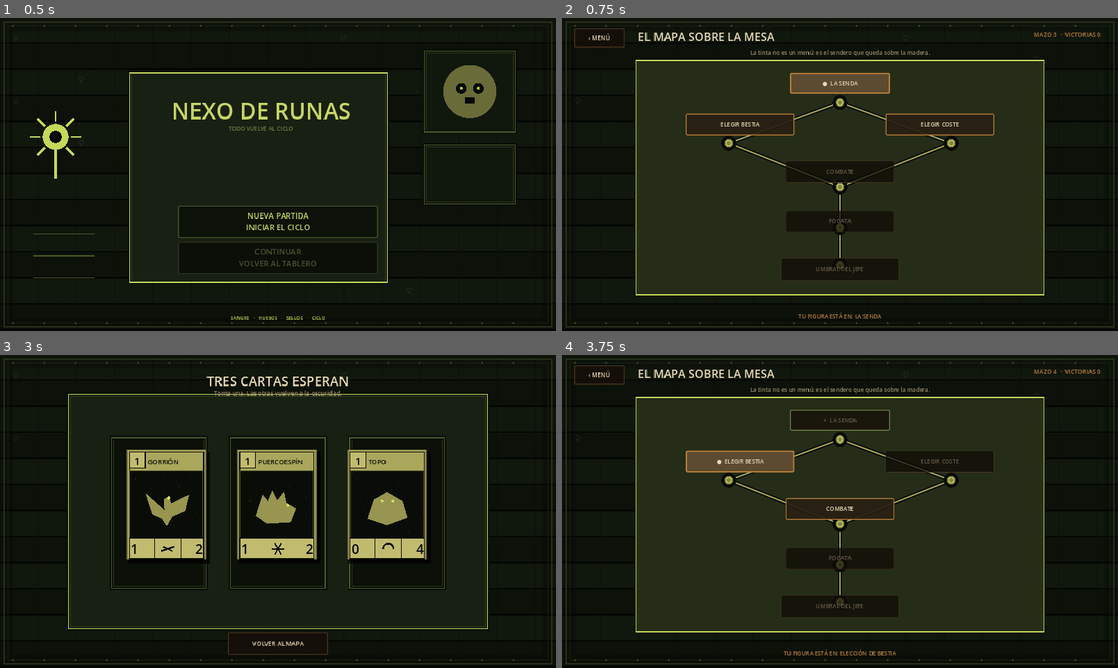
Above: before the commit, frames 1-4 (two rows, left to right).
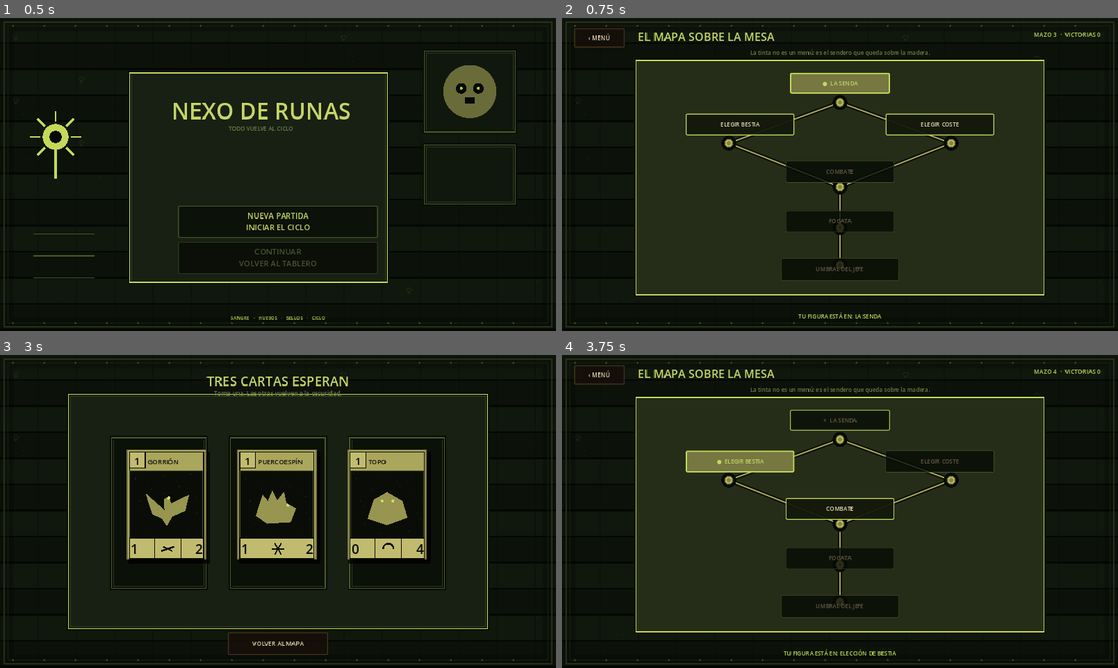
Above: after the commit, the same moments.

Repository: LoloscarPrr/Nexo-de-runas-v2
Game: Godot game, scene res://scenes/main.tscn
Two runs of this game, one before a commit and one after it. Both use one fixed random seed, a clock stepped at 60 frames per second and the inputs below.
Inputs (mouse positions are in pixels of both pictures, inside the frame that each line leads up to):
- Up to frame 1 (0.5 s): no input
- Up to frame 2 (0.75 s): click "NUEVA PARTIDA INICIAR EL CICLO" at 0.5 s
- Up to frame 3 (3 s): click "‹ MENÚ" at 1.25 s; click "NUEVA PARTIDA INICIAR EL CICLO" at 2 s; click "ELEGIR BESTIA" at 2.75 s
- Up to frame 4 (3.75 s): click (728, 505) at 3.52 s

Frame 1 is identical in both runs. In frame 2, 2.2% of the frame differs, in the area x 13-97%, y 4-96%; in frame 3, 0.4%; in frame 4, 2.4%.

Commit message:
Carry olive mockup palette through campaign screens

Diff:
--- a/scripts/ui/immersive_campaign_view.gd
+++ b/scripts/ui/immersive_campaign_view.gd
@@ -5,14 +5,14 @@
 const ImmersiveCatalogScript = preload("res://scripts/domain/card_catalog.gd")
 const CampaignBackdropScript = preload("res://scripts/ui/campaign_backdrop.gd")
 
-const I_INK := Color8(232, 218, 180)
-const I_MUTED := Color8(157, 139, 105)
-const I_AMBER := Color8(188, 126, 57)
-const I_BONE := Color8(207, 195, 158)
-const I_EDGE := Color8(78, 55, 31)
-const I_WOOD := Color8(37, 27, 18)
-const I_PAPER := Color8(92, 74, 49)
-const I_SUCCESS := Color8(118, 133, 80)
+const I_INK := Color8(199, 213, 103)
+const I_MUTED := Color8(113, 125, 67)
+const I_AMBER := Color8(198, 218, 88)
+const I_BONE := Color8(184, 187, 111)
+const I_EDGE := Color8(76, 89, 40)
+const I_WOOD := Color8(18, 25, 13)
+const I_PAPER := Color8(118, 119, 65)
+const I_SUCCESS := Color8(168, 187, 83)
 const MOCK_GLOW := Color8(198, 218, 88)
 const MOCK_INK := Color8(199, 205, 116)
 const MOCK_MUTED := Color8(119, 128, 68)
@@ -217,7 +217,7 @@
 	_place(_label("Las figuras del otro lado del fuego miran tu mazo con demasiado interés.", 14, I_MUTED, HORIZONTAL_ALIGNMENT_CENTER), Rect2(vw * 0.24, 83, vw * 0.52, 34))
 	var approach := _small_button("ACERCARTE AL FUEGO", 300)
 	approach.pressed.connect(_resolve_simple_node.bind(node_id))
-	approach.add_theme_stylebox_override("normal", _panel_style(Color(0.18, 0.09, 0.035, 0.88), I_AMBER, 2, 3))
+	approach.add_theme_stylebox_override("normal", _panel_style(Color(0.075, 0.095, 0.035, 0.92), I_AMBER, 2, 3))
 	_place(approach, Rect2(vw * 0.5 - 155, vh - 132, 310, 54))
 	var leave := _small_button("ALEJARTE", 220)
 	leave.pressed.connect(_show_map)
@@ -233,7 +233,7 @@
 	_place(_label("Desde la oscuridad llegan golpes de metal y una respiración que no es la tuya.", 14, I_MUTED, HORIZONTAL_ALIGNMENT_CENTER), Rect2(vw * 0.24, 88, vw * 0.52, 34))
 	var enter := _small_button("ACERCARTE AL UMBRAL", 320)
 	enter.pressed.connect(_resolve_simple_node.bind(node_id))
-	enter.add_theme_stylebox_override("normal", _panel_style(Color(0.08, 0.055, 0.035, 0.92), I_AMBER, 2, 3))
+	enter.add_theme_stylebox_override("normal", _panel_style(Color(0.035, 0.050, 0.025, 0.94), I_AMBER, 2, 3))
 	_place(enter, Rect2(vw * 0.5 - 160, vh - 127, 320, 54))
 	var back := _small_button("VOLVER AL MAPA", 230)
 	back.pressed.connect(_show_map)
@@ -253,14 +253,14 @@
 	elif is_resolved:
 		button.text = "×  %s" % text_value
 		button.disabled = true
-		button.add_theme_stylebox_override("disabled", _panel_style(Color(0.09, 0.065, 0.04, 0.82), I_SUCCESS, 2, 3))
+		button.add_theme_stylebox_override("disabled", _panel_style(Color(0.045, 0.065, 0.030, 0.88), I_SUCCESS, 2, 3))
 	elif accessible:
 		button.pressed.connect(_enter_node.bind(node_id))
-		button.add_theme_stylebox_override("normal", _panel_style(Color(0.16, 0.12, 0.075, 0.92), I_AMBER, 2, 3))
+		button.add_theme_stylebox_override("normal", _panel_style(Color(0.075, 0.095, 0.040, 0.94), I_AMBER, 2, 3))
 		button.add_theme_stylebox_override("pressed", _panel_style(I_PAPER, I_AMBER, 3, 3))
 	else:
 		button.disabled = true
-		button.add_theme_stylebox_override("disabled", _panel_style(Color(0.055, 0.04, 0.027, 0.72), I_EDGE, 1, 3))
+		button.add_theme_stylebox_override("disabled", _panel_style(Color(0.028, 0.040, 0.022, 0.78), I_EDGE, 1, 3))
 	return button
 
 func _add_campaign_backdrop(mode_name: String) -> void:
